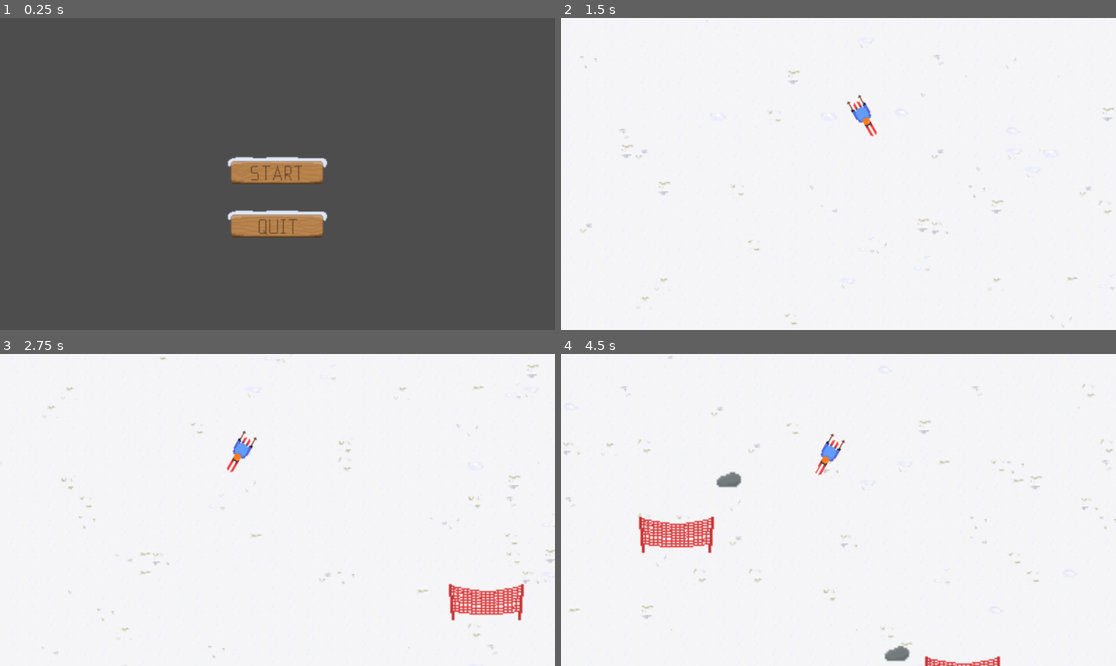
Above: before the commit, frames 1-4 (two rows, left to right).
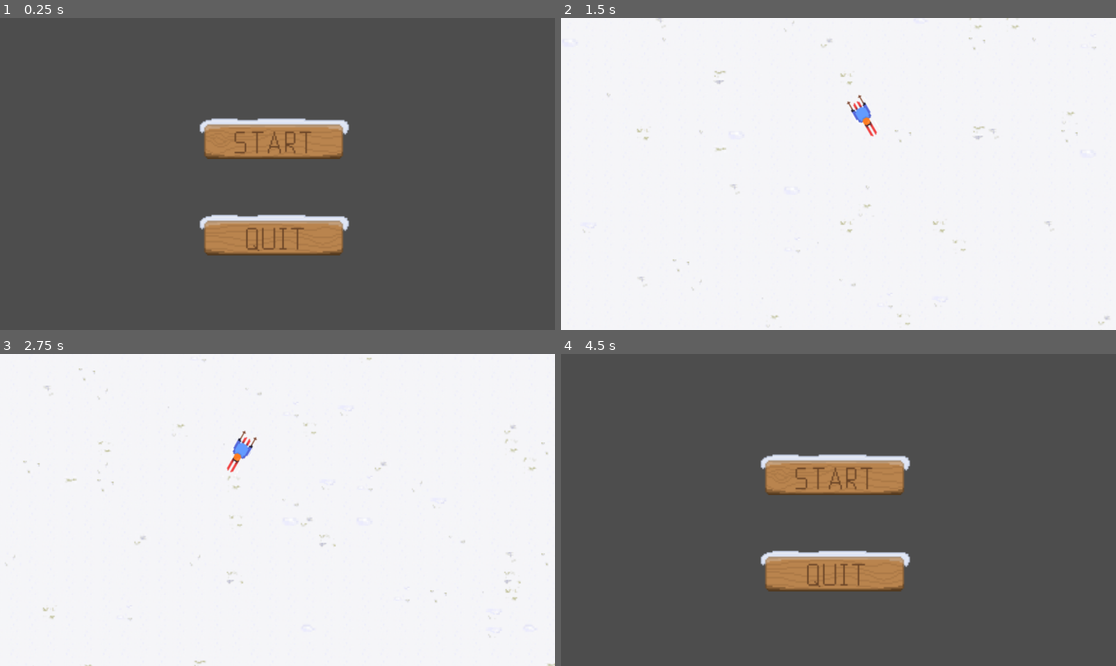
Above: after the commit, the same moments.

Repository: allsers/2dsteep
Game: Godot game, scene res://main_menu.tscn
Same seed, same stepped clock (60 frames per second), same inputs: the game is played once before the commit and once after it.
Inputs (mouse positions are in pixels of both pictures, inside the frame that each line leads up to; where the layout moved, square brackets give the same spot in the first picture):
- Up to frame 1 (0.25 s): no input
- Up to frame 2 (1.5 s): click (838, 136) [844, 167] at 0.5 s; hold D (move_right) from 1.28 s (still down)
- Up to frame 3 (2.75 s): release D (move_right) at 2.03 s; hold A (move_left) from 2.03 s (still down)
- Up to frame 4 (4.5 s): release A (move_left) at 2.78 s; hold D (move_right) 2.78-4.28 s; hold A (move_left) from 4.28 s (still down)

The runs differ from the first frame. In frame 1, 7.7% of the frame differs, in the area x 35-63%, y 32-77%; in frame 2, 0.7%; in frame 3, 1.9%; in frame 4, 100%, in the area x 0-100%, y 0-100%.

Commit message:
Some fixes + new button imgs

Diff:
--- a/main_menu.tscn
+++ b/main_menu.tscn
@@ -23,13 +23,13 @@
 anchor_top = 0.59
 anchor_right = 0.505
 anchor_bottom = 0.59
-offset_left = -135.53
-offset_top = 12.81
-offset_right = 0.469971
-offset_bottom = 52.81
+offset_left = -206.76
+offset_top = 17.68
+offset_right = -70.76
+offset_bottom = 57.68
 grow_horizontal = 2
 grow_vertical = 2
-scale = Vector2(2, 2)
+scale = Vector2(3, 3)
 
 [node name="TextureButton" type="TextureButton" parent="quit_btn"]
 layout_mode = 2
@@ -45,13 +45,13 @@
 anchor_top = 0.5
 anchor_right = 0.5
 anchor_bottom = 0.5
-offset_left = -129.77
-offset_top = -39.53
-offset_right = 6.22998
-offset_bottom = 0.470001
+offset_left = -201.0
+offset_top = -124.0
+offset_right = -65.0
+offset_bottom = -84.0
 grow_horizontal = 2
 grow_vertical = 2
-scale = Vector2(2, 2)
+scale = Vector2(3, 3)
 
 [node name="TextureButton" type="TextureButton" parent="start_btn"]
 layout_mode = 2
--- a/net.gd
+++ b/net.gd
@@ -9,8 +9,8 @@
 	var playery = player_pos.y
 
 	set_position(Vector2(
-		rng.randf_range(playerx-350, playerx+350),
-		rng.randf_range(playery+300, playery+400)
+		rng.randf_range(playerx-500, playerx+500),
+		rng.randf_range(playery+500, playery+600)
 		))
 
 # Called every frame. 'delta' is the elapsed time since the previous frame.
--- a/player.gd
+++ b/player.gd
@@ -4,11 +4,12 @@
 
 const SPEED = 200.0
 const SKI_VELOCITY = 150.0
-const MAX_SKI_VELOCITY = 400.0
+const MAX_SKI_VELOCITY = 500.0
 var current_ski_velocity = SKI_VELOCITY
 
 # Rotation variable to hold the current rotation
 var target_rotation = 0.0
+
 
 func _physics_process(delta: float) -> void:
 	score += current_ski_velocity * delta
--- a/player.tscn
+++ b/player.tscn
@@ -133,5 +133,7 @@
 speed_scale = 1.5
 
 [node name="CollisionShape2D" type="CollisionShape2D" parent="."]
-position = Vector2(0, -4.5)
+position = Vector2(0, -4.44)
 shape = SubResource("RectangleShape2D_rlf7o")
+
+[connection signal="ready" from="." to="." method="_on_ready"]
--- a/stone_obstacle.tscn
+++ b/stone_obstacle.tscn
@@ -7,6 +7,7 @@
 size = Vector2(20, 12)
 
 [node name="Stone-obstacle" type="Node2D"]
+position = Vector2(0, 176)
 
 [node name="Area2D" type="Area2D" parent="."]
 script = ExtResource("1_4q0jh")
--- a/tiles_generation.gd
+++ b/tiles_generation.gd
@@ -7,7 +7,7 @@
 var temperature = FastNoiseLite.new()
 var altitude = FastNoiseLite.new()
 var width = 0
-var height = 38
+var height = 64
 var blank_tiles = [Vector2i(1,4), Vector2i(2,4)]
 var last_random_tile = 0
 var styled_tiles = [Vector2i(0,0),Vector2i(0,1),Vector2i(0,2),Vector2i(0,3),Vector2i(0,4),Vector2i(0,5),Vector2i(0,6), Vector2i(1,0), Vector2i(1,1),Vector2i(1,2),Vector2i(1,3),Vector2i(1,5),Vector2i(1,6),Vector2i(2,0), Vector2i(2,1),Vector2i(2,2),Vector2i(2,3),Vector2i(2,5),Vector2i(2,6)]
@@ -19,7 +19,7 @@
 	temperature.seed = randi()
 	altitude.seed = randi()
 	world_node = get_parent()
-	width = world_node.MAX_WIDTH
+	width = 128#world_node.MAX_WIDTH
 
 
 
--- a/world.gd
+++ b/world.gd
@@ -18,5 +18,6 @@
 func _on_timer_timeout() -> void:
 	var net = net_scene.instantiate()
 	var stone = stone_scene.instantiate()
+
+	add_child(stone)
 	add_child(net)
-	add_child(stone)
--- a/world.tscn
+++ b/world.tscn
@@ -52,6 +52,7 @@
 tile_set = SubResource("TileSet_2oca3")
 
 [node name="Timer" type="Timer" parent="."]
+wait_time = 0.7
 autostart = true
 
 [connection signal="timeout" from="Timer" to="." method="_on_timer_timeout"]
Binary file added: Assets/Menu-imgs/quit-button-pressed.png
Binary file added: Assets/Menu-imgs/start-button-pressed.png
